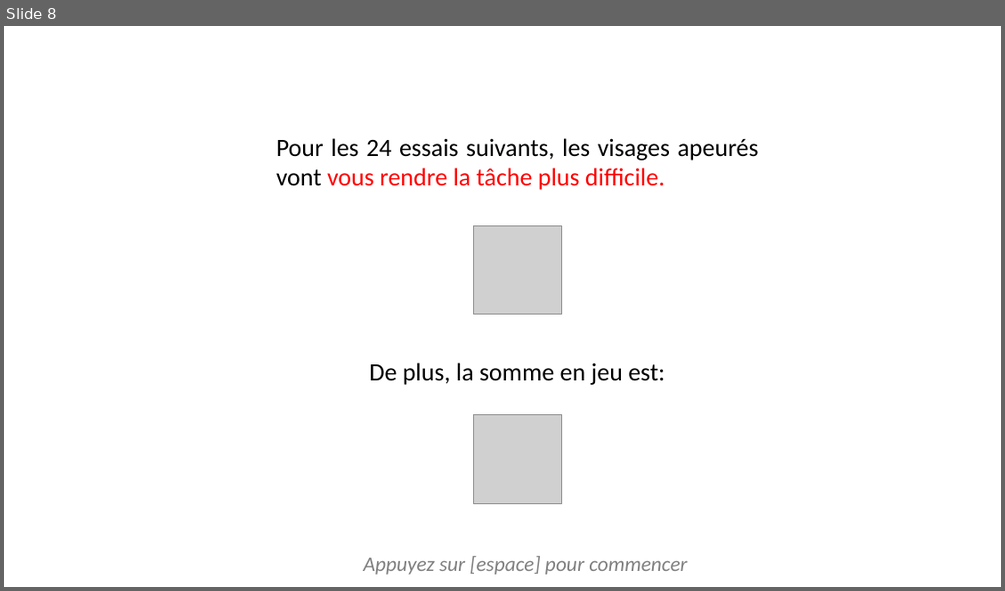
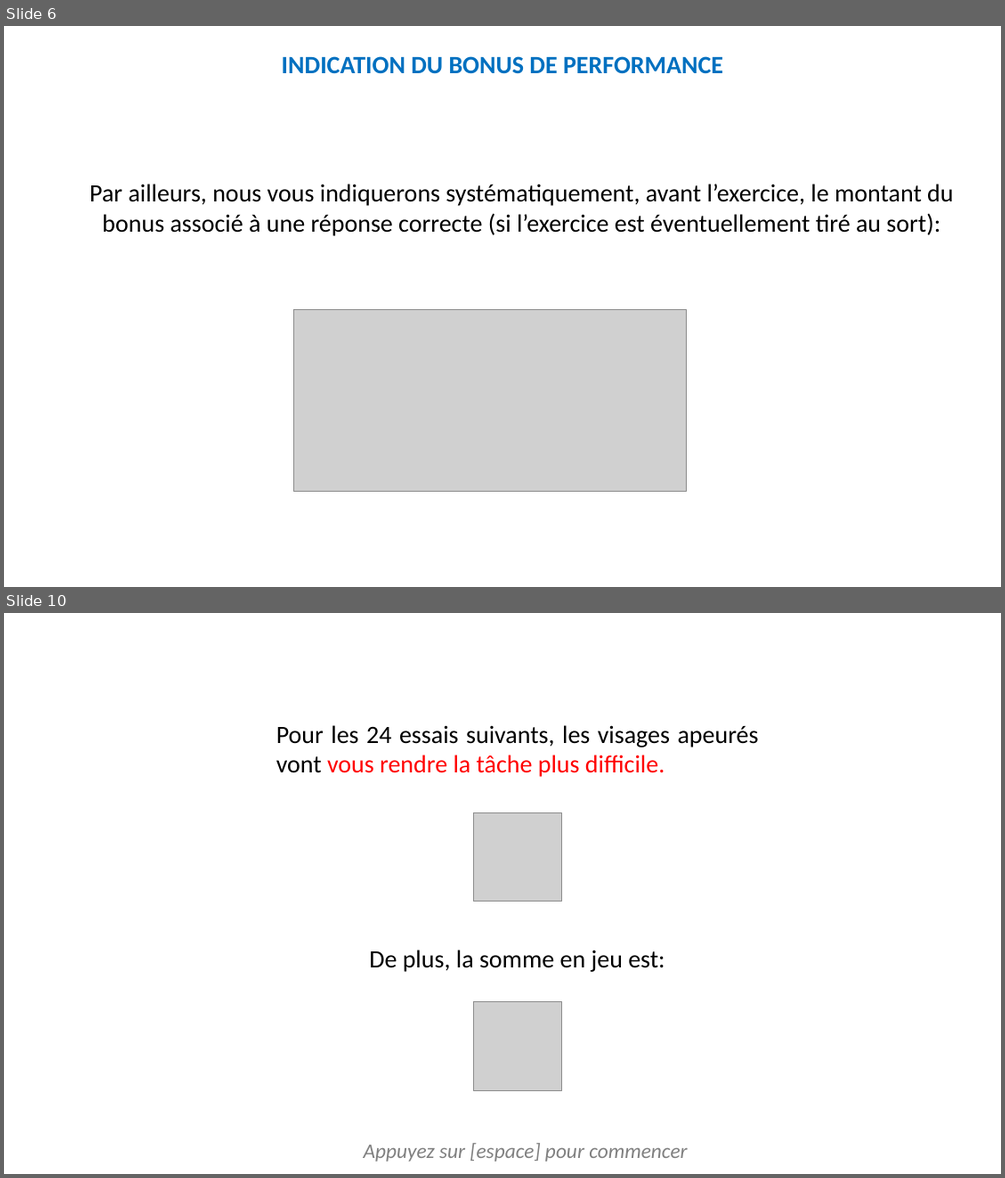
Before and after one commit to MBB-team/Online_Testing, a slide deck: src/Emotion_Regulation_JS/instructions/instructionsDiapo.pptx. Shown one above the other, each under a label of ours: slide 8 before the commit, slides 6 and 10 after it; the slides between them are not shown. The pictures are 1005x591 and 1005x1178 pixels, drawn with LibreOffice and Linux fonts; fonts in the diff are those of the drawing; grey boxes stand for pictures. Boxes give left, top, right and bottom in pixels: in the first picture for what was removed or moved away, otherwise in the second. Text is boxed around its words. In the diff, an @@ line names an element or a change of style, - is before the commit and + after.

```diff
--- a/src/Emotion_Regulation_JS/instructions/instructionsDiapo.pptx
+++ b/src/Emotion_Regulation_JS/instructions/instructionsDiapo.pptx
@@ slide 6 added at <box>4,26,1001,587</box>, background #FFFFFF @@
@@ text added at <box>282,56,723,74</box>, 24 pt, text #0070C0, bold @@
+INDICATION DU BONUS DE PERFORMANCE
@@ text added at <box>89,184,953,236</box>, 24 pt, text #000000 @@
+Par ailleurs, nous vous indiquerons systématiquement, avant l’exercice, le montant du bonus associé à une réponse correcte (si l’exercice est éventuellement tiré au sort):
@@ picture added at <box>294,309,686,491</box> @@
@@ what was slide 8 is now slide 10 @@
```
Also in this commit, not shown: 6 slides changed, 3 other slides added, 2 slides removed, 16 other files.
